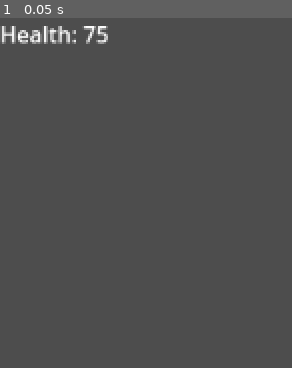
Above: before the commit, frame 1.
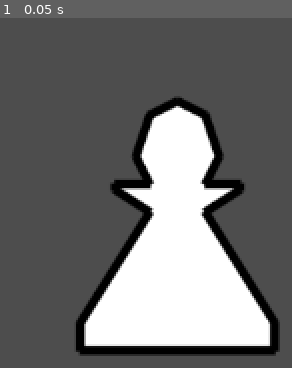
Above: after the commit, the same moment.

Repository: Tom3s/fantasy-chess
Game: Godot game, scene res://Piece.tscn
Same seed, same stepped clock (60 frames per second), same inputs: the game is played once before the commit and once after it. The project has no main scene, so this scene is started directly.
Inputs:
- Up to frame 1 (0.05 s): no input

The runs differ from the first frame. In frame 1, 32% of the frame differs, in the area x 0-96%, y 2-97%.

Commit message:
Modular piece done?

Diff:
--- a/HealthComponent.gd
+++ b/HealthComponent.gd
@@ -60,3 +60,6 @@
 
 func isDead() -> bool:
 	return is_zero_approx(currentHealth) || currentHealth < 0
+
+func addHealthBarOffset(offset: Vector2) -> void:
+	healthDisplay.setOffset(offset)
--- a/HealthDisplay.gd
+++ b/HealthDisplay.gd
@@ -1,7 +1,6 @@
-@tool
 extends Label
 
-var healthSource: Callable
+var healthSource: Callable = Callable(self, "placeHolder")
 
 func init(source: Callable):
 	healthSource = source
@@ -15,4 +14,11 @@
 # Called every frame. 'delta' is the elapsed time since the previous frame.
 func _process(delta):
 	self.text = "Health: " + str(healthSource.call())
+
+func setOffset(offset: Vector2):
+	offset_left = offset.x
+	offset_top = offset.y
 	pass
+
+func placeHolder():
+	return randi_range(0, 100)
--- a/HealthDisplay.tscn
+++ b/HealthDisplay.tscn
@@ -3,6 +3,17 @@
 [ext_resource type="Script" path="res://HealthDisplay.gd" id="1_h4yfs"]
 
 [node name="HealthDisplay" type="Label"]
-offset_right = 40.0
-offset_bottom = 23.0
+anchors_preset = 8
+anchor_left = 0.5
+anchor_top = 0.5
+anchor_right = 0.5
+anchor_bottom = 0.5
+offset_left = -576.0
+offset_top = -324.0
+offset_right = -575.0
+offset_bottom = -301.0
+grow_horizontal = 2
+grow_vertical = 2
+horizontal_alignment = 1
+vertical_alignment = 1
 script = ExtResource("1_h4yfs")
--- a/MoveComponent.gd
+++ b/MoveComponent.gd
@@ -21,15 +21,6 @@
 
 	movementClass = load(movementClassPath)
 
-	# var temp = movementClass.getAvailableMoves(position, MAX_MOVES)
-
-	# print(temp)
-
-	# classAvailableMoves = Callable(movementClass, "getAvailableMoves")
-	# print(classAvailableMoves)
-	# classAvailableAttacks = Callable(movementClass, "getAvailableAttacks")
-	# classCalculateCost = Callable(movementClass, "calculateCost")
-
 func getAvailableMoves(maxCost: int) -> Array[TargetLocation]:
 	return movementClass.getAvailableMoves(position, maxCost)
 
--- a/Piece.gd
+++ b/Piece.gd
@@ -1,25 +1,38 @@
 extends Node2D
+
+class_name Piece
 
 const HealthComponent := preload("res://HealthComponent.tscn")
 const MoveComponent := preload("res://MoveComponent.tscn")
+const PieceGraphic := preload("res://PieceGraphic.tscn")
 
 @export
 var pieceType: String
 
 var dataPath: String
 var movePath: String
+var graphicPath: String
 
 var health: HealthComponent
 var move: MoveComponent
+var graphic: PieceGraphic
 
 func init(type: String = "Pawn"):
 	pieceType = type
+
+	graphicPath = "res://PieceScripts/" + pieceType + "/Graphic.tscn"
+	graphic = PieceGraphic.instantiate()
+	graphic.init(graphicPath)
+	add_child(graphic)
+
 	dataPath = "res://PieceScripts/" + pieceType + "/data.json"
 	print(dataPath)
 	health = HealthComponent.instantiate()
 	health.init(dataPath)
 	add_child(health)
 
+
+	health.addHealthBarOffset(graphic.healtBarPosition)
 	# moveClass =
 	movePath = "res://PieceScripts/" + pieceType + "/MovementScript.gd"
 	move = MoveComponent.instantiate()
@@ -31,6 +44,8 @@
 func _ready():
 	init()
 
+	# print(get_node("Graphic").skeleton)
+
 
 # Called every frame. 'delta' is the elapsed time since the previous frame.
 func _process(delta):
--- a/Piece.tscn
+++ b/Piece.tscn
@@ -4,7 +4,3 @@
 
 [node name="Piece" type="Node2D"]
 script = ExtResource("1_3vkye")
-
-[node name="mover" type="Node" parent="."]
-
-[node name="graphic" type="Node" parent="."]
--- /dev/null
+++ b/PieceGraphic.gd
@@ -0,0 +1,12 @@
+extends Node
+
+class_name PieceGraphic
+
+const healtBarPosition := Vector2i(128, 10)
+
+var graphic
+
+func init(graphicPath: String):
+	graphic = load(graphicPath).instantiate()
+	graphic.z_index = -1
+	add_child(graphic)
--- /dev/null
+++ b/PieceGraphic.tscn
@@ -0,0 +1,6 @@
+[gd_scene load_steps=2 format=3 uid="uid://bx4j3bpfhc0fb"]
+
+[ext_resource type="Script" path="res://PieceGraphic.gd" id="1_ts5dj"]
+
+[node name="PieceGraphic" type="Node"]
+script = ExtResource("1_ts5dj")
--- /dev/null
+++ b/PieceScripts/Pawn/Camera2D.gd
@@ -0,0 +1,37 @@
+extends Camera2D
+
+var _targetZoom: float = 1.0
+
+@export_range(0.05, 0.2, 0.05)
+var MIN_ZOOM: float = 0.15
+@export_range(1.0, 5.0, 0.1)
+var MAX_ZOOM: float = 3.0
+const ZOOM_INCREMENT: float = 0.1
+const ZOOM_RATE: float = 8.0
+
+# Called when the node enters the scene tree for the first time.
+func _ready():
+	pass # Replace with function body.
+
+
+# Called every frame. 'delta' is the elapsed time since the previous frame.
+func _process(delta):
+	zoom = lerp(zoom, _targetZoom * Vector2.ONE, ZOOM_RATE * delta)
+
+func _unhandled_input(event: InputEvent) -> void:
+	if event is InputEventMouseMotion:
+		# if event.button_mask == MOUSE_BUTTON_MASK_MIDDLE:
+		if Input.is_action_pressed("moveCamera"):
+			position -= event.relative * (Vector2.ONE / zoom)
+
+	if event is InputEventMouseButton:
+		if event.is_action_pressed("zoomCameraIn"):
+			_zoomIn()
+		elif event.is_action_pressed("zoomCameraOut"):
+			_zoomOut()
+
+func _zoomIn() -> void:
+	_targetZoom = min(_targetZoom + ZOOM_INCREMENT, MAX_ZOOM)
+
+func _zoomOut() -> void:
+	_targetZoom = max(_targetZoom - ZOOM_INCREMENT, MIN_ZOOM)
--- /dev/null
+++ b/PieceScripts/Pawn/Graphic.gd
@@ -0,0 +1,42 @@
+extends Polygon2D
+
+func _ready():
+    var vertices := [
+        Vector2(70, 240),
+        Vector2(70, 220),
+        Vector2(20, 140),
+        Vector2(45, 124),
+        Vector2(45, 120),
+        Vector2(20, 120),
+        Vector2(30, 100),
+        Vector2(20, 70),
+        Vector2(0, 60)
+        # Vector2(-20, 70),
+        # Vector2(-30, 100),
+        # Vector2(-20, 120),
+        # Vector2(-50, 120),
+        # Vector2(-20, 140),
+        # Vector2(-70, 220),
+        # Vector2(-70, 240)
+    ]
+    var aux = []
+    for vertex in vertices:
+        aux.append(vertex)
+
+    aux.reverse()
+    aux.remove_at(0)
+
+    for vertex in aux:
+        vertices.append(Vector2(-vertex.x, vertex.y))
+
+    for i in vertices.size():
+        vertices[i] = vertices[i] + Vector2(128, 0)
+
+    print(vertices)
+
+    polygon = vertices
+
+func _draw():
+    for i in polygon.size() - 1:
+        draw_line(polygon[i], polygon[i + 1], Color.BLACK, 5, true)
+    draw_line(polygon[-1], polygon[0], Color.BLACK, 5, true)
--- /dev/null
+++ b/PieceScripts/Pawn/Graphic.tscn
@@ -0,0 +1,7 @@
+[gd_scene load_steps=2 format=3 uid="uid://h6a2sbwnla7k"]
+
+[ext_resource type="Script" path="res://PieceScripts/Pawn/Graphic.gd" id="1_wjp3w"]
+
+[node name="Graphic" type="Polygon2D"]
+rotation = -6.28319
+script = ExtResource("1_wjp3w")
--- /dev/null
+++ b/PieceScripts/Pawn/Main.tscn
@@ -0,0 +1,12 @@
+[gd_scene load_steps=3 format=3 uid="uid://c1o08i0yslxoc"]
+
+[ext_resource type="Script" path="res://Piece.gd" id="1_yk3lb"]
+[ext_resource type="Script" path="res://PieceScripts/Pawn/Camera2D.gd" id="2_vup5v"]
+
+[node name="Main" type="Node2D"]
+
+[node name="Piece" type="Node2D" parent="."]
+script = ExtResource("1_yk3lb")
+
+[node name="Camera2D" type="Camera2D" parent="."]
+script = ExtResource("2_vup5v")
--- /dev/null
+++ b/PieceShader.gdshader
@@ -0,0 +1,41 @@
+shader_type canvas_item;
+
+uniform vec4 line_color : source_color = vec4(1);
+uniform float line_thickness : hint_range(0, 10) = 1.0;
+
+void fragment() {
+	vec2 size = TEXTURE_PIXEL_SIZE * line_thickness;
+
+	float outline = texture(TEXTURE, UV + vec2(-size.x, 0)).a;
+	outline += texture(TEXTURE, UV + vec2(0, size.y)).a;
+
+	outline += texture(TEXTURE, UV + vec2(size.x, 0)).a;
+
+	outline += texture(TEXTURE, UV + vec2(0, -size.y)).a;
+
+
+	outline += texture(TEXTURE, UV + vec2(-size.x, size.y)).a;
+
+	outline += texture(TEXTURE, UV + vec2(-size.x, size.y * 0.5)).a;
+
+
+
+	outline += texture(TEXTURE, UV + vec2(size.x, size.y)).a;
+	outline += texture(TEXTURE, UV + vec2(size.x, size.y * 0.5)).a;
+
+
+	outline += texture(TEXTURE, UV + vec2(-size.x, -size.y)).a;
+	outline += texture(TEXTURE, UV + vec2(-size.x, -size.y * 0.5)).a;
+
+
+
+	outline += texture(TEXTURE, UV + vec2(size.x, -size.y)).a;
+	outline += texture(TEXTURE, UV + vec2(size.x, -size.y * 0.5)).a;
+
+
+	outline = min(outline, 1.0);
+
+
+	vec4 color = texture(TEXTURE, UV);
+	COLOR = mix(color, line_color, outline - color.a);
+}
--- a/project.godot
+++ b/project.godot
@@ -13,3 +13,21 @@
 config/name="Fantasy Cehss"
 config/features=PackedStringArray("4.0", "Forward Plus")
 config/icon="res://icon.svg"
+
+[input]
+
+moveCamera={
+"deadzone": 0.5,
+"events": [Object(InputEventMouseButton,"resource_local_to_scene":false,"resource_name":"","device":-1,"window_id":0,"alt_pressed":false,"shift_pressed":false,"ctrl_pressed":false,"meta_pressed":false,"button_mask":0,"position":Vector2(0, 0),"global_position":Vector2(0, 0),"factor":1.0,"button_index":3,"pressed":false,"double_click":false,"script":null)
+]
+}
+zoomCameraIn={
+"deadzone": 0.5,
+"events": [Object(InputEventMouseButton,"resource_local_to_scene":false,"resource_name":"","device":-1,"window_id":0,"alt_pressed":false,"shift_pressed":false,"ctrl_pressed":false,"meta_pressed":false,"button_mask":0,"position":Vector2(0, 0),"global_position":Vector2(0, 0),"factor":1.0,"button_index":4,"pressed":false,"double_click":false,"script":null)
+]
+}
+zoomCameraOut={
+"deadzone": 0.5,
+"events": [Object(InputEventMouseButton,"resource_local_to_scene":false,"resource_name":"","device":-1,"window_id":0,"alt_pressed":false,"shift_pressed":false,"ctrl_pressed":false,"meta_pressed":false,"button_mask":0,"position":Vector2(0, 0),"global_position":Vector2(0, 0),"factor":1.0,"button_index":5,"pressed":false,"double_click":false,"script":null)
+]
+}
